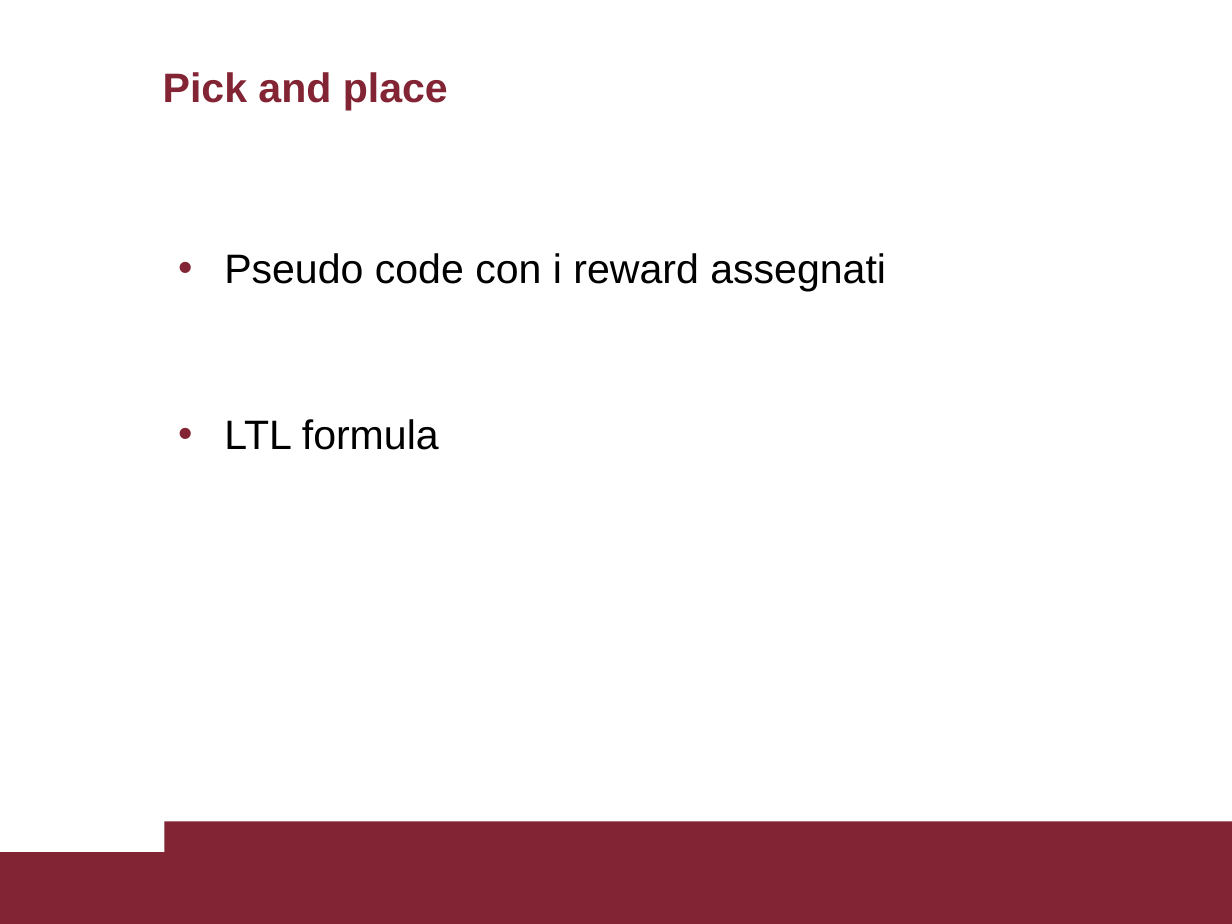
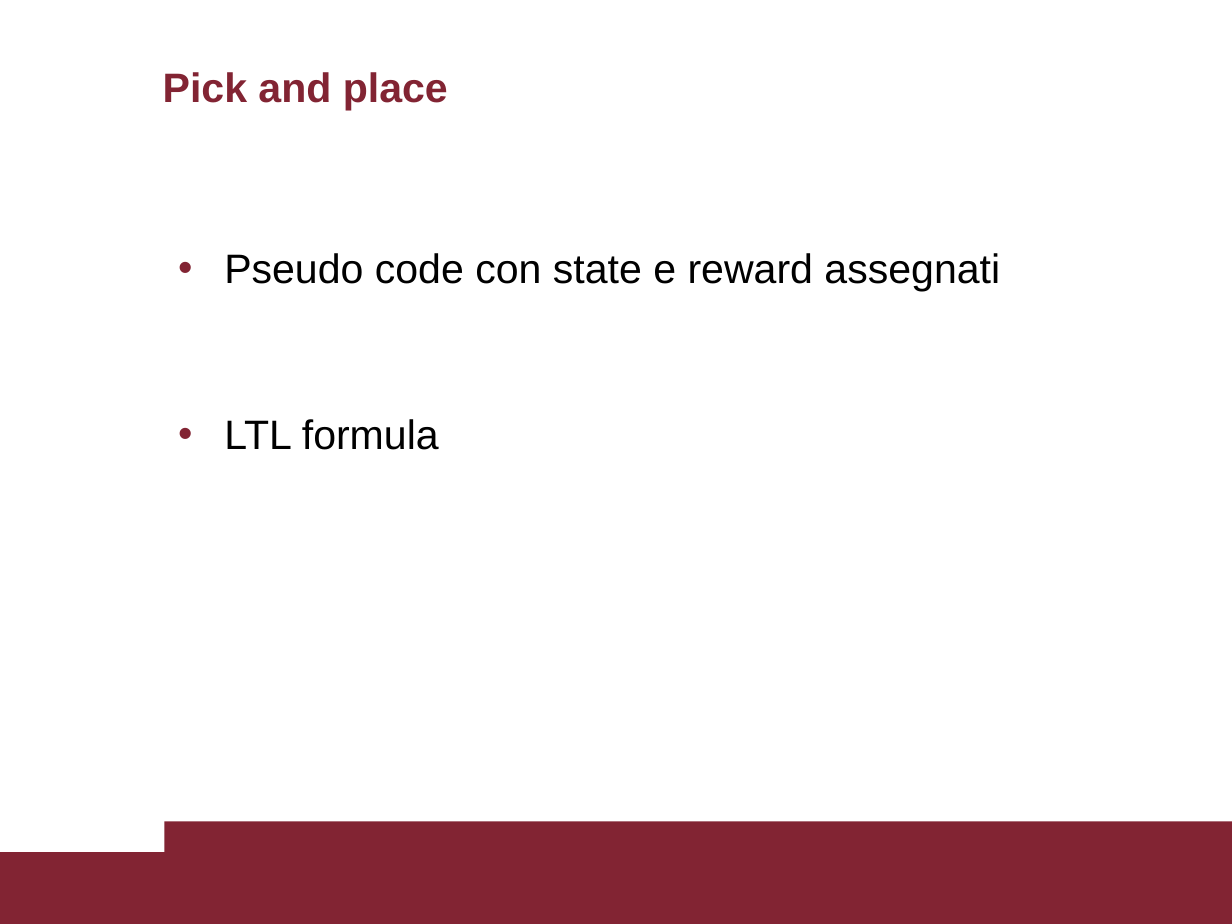
Before and after one commit to Nicodman/Reasoning_Agents_2020, a slide deck: slide 7 of Resogning_Agents.pptx. Drawn at 1232x924 pixels with LibreOffice and Linux fonts; fonts in the diff are those of the drawing. Boxes give left, top, right and bottom in pixels: in the first picture for what was removed or moved away, otherwise in the second. Text is boxed around its words. In the diff, an @@ line names an element or a change of style, - is before the commit and + after.

```diff
--- a/Resogning_Agents.pptx
+++ b/Resogning_Agents.pptx
@@ text at (x1=224, y1=253, x2=1000, y2=291): text changed @@
-• Pseudo code con i reward assegnati
+• Pseudo code con state e reward assegnati
```
Also in this commit, not shown: 3 other slides changed.
